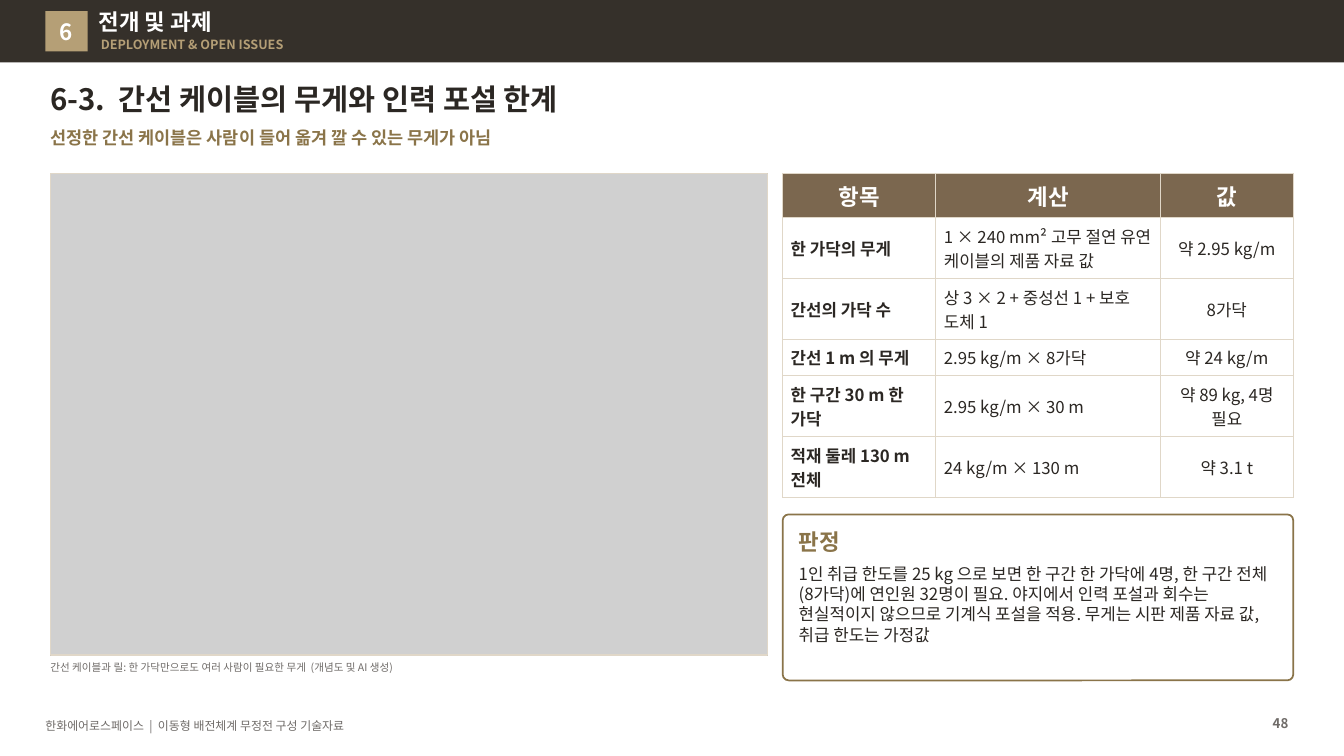
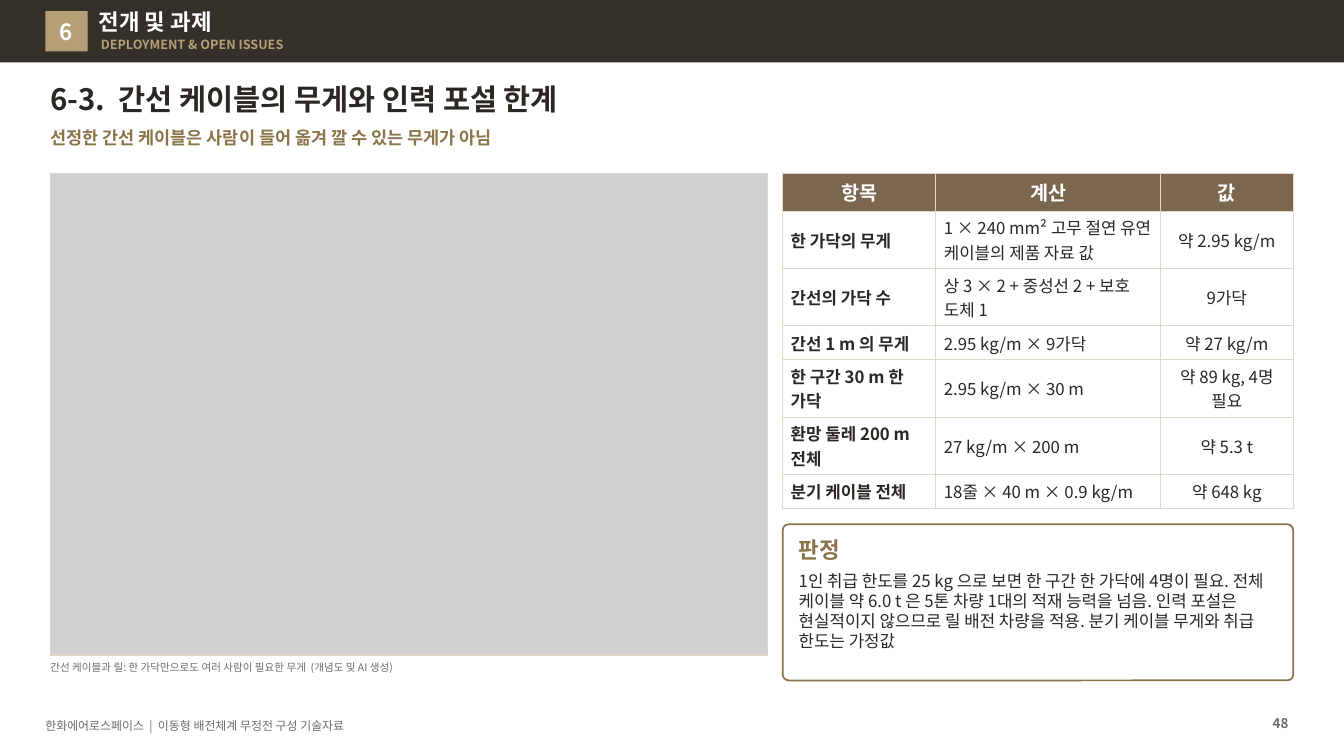
Before and after one commit to byunjd112-hue/headroom, a slide deck: slide 48 of mobile_ems/docs/out/IFPS_이동형배전체계_무정전구성_기술자료_Rev72.pptx. Drawn at 1344x756 pixels with LibreOffice and Linux fonts; fonts in the diff are those of the drawing; grey boxes stand for pictures. Boxes give left, top, right and bottom in pixels: in the first picture for what was removed or moved away, otherwise in the second. Text is boxed around its words. In the diff, an @@ line names an element or a change of style, - is before the commit and + after.

```diff
--- a/mobile_ems/docs/out/IFPS_이동형배전체계_무정전구성_기술자료_Rev72.pptx
+++ b/mobile_ems/docs/out/IFPS_이동형배전체계_무정전구성_기술자료_Rev72.pptx
@@ table at (782,173,1294,506) @@
-row 3, column 2: 상 3 × 2 + 중성선 1 + 보호 도체 1
+row 3, column 2: 상 3 × 2 + 중성선 2 + 보호 도체 1
-row 3, column 3: 8가닥
+row 3, column 3: 9가닥
-row 4, column 2: 2.95 kg/m × 8가닥
+row 4, column 2: 2.95 kg/m × 9가닥
-row 4, column 3: 약 24 kg/m
+row 4, column 3: 약 27 kg/m
-row 6: 적재 둘레 130 m 전체 | 24 kg/m × 130 m | 약 3.1 t
+row 6: 환망 둘레 200 m 전체 | 27 kg/m × 200 m | 약 5.3 t
+row 7: 분기 케이블 전체 | 18줄 × 40 m × 0.9 kg/m | 약 648 kg
@@ rounded rectangle: place and size @@
-rounded rectangle at (782,514,1294,681)
+rounded rectangle at (782,524,1294,681)
@@ rounded rectangle at (782,524,1294,681): proportions changed @@
@@ text "판정": place and size @@
-text "판정" at (799,531,840,552)
+text "판정" at (799,539,840,560)
@@ text at (799,573,1264,649): text changed @@
-1인 취급 한도를 25 kg 으로 보면 한 구간 한 가닥에 4명, 한 구간 전체(8가닥)에 연인원 32명이 필요. 야지에서 인력 포설과 회수는 현실적이지 않으므로 기계식 포설을 적용. 무게는 시판 제품 자료 값, 취급 한도는 가정값
+1인 취급 한도를 25 kg 으로 보면 한 구간 한 가닥에 4명이 필요. 전체 케이블 약 6.0 t 은 5톤 차량 1대의 적재 능력을 넘음. 인력 포설은 현실적이지 않으므로 릴 배전 차량을 적용. 분기 케이블 무게와 취급 한도는 가정값
```
Also in this commit, not shown: 7 other slides changed, 1 slide added, 6 other files.
